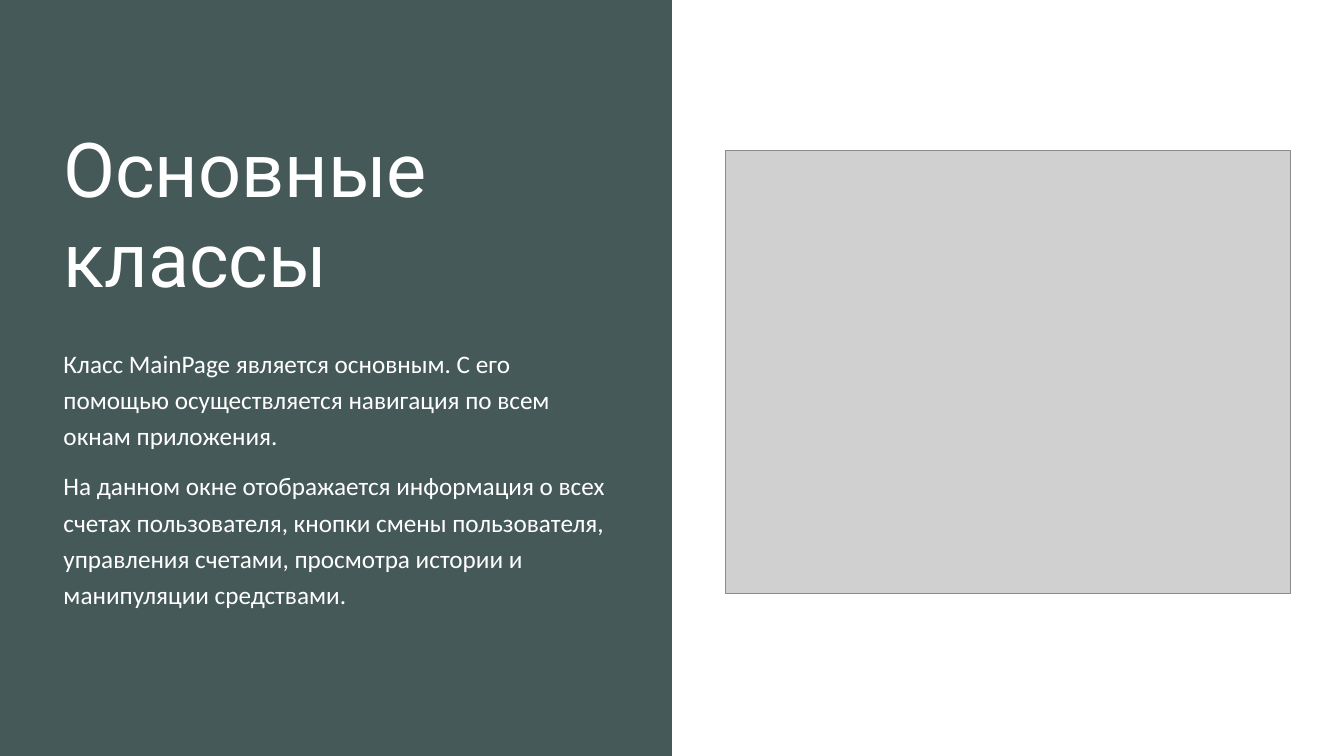
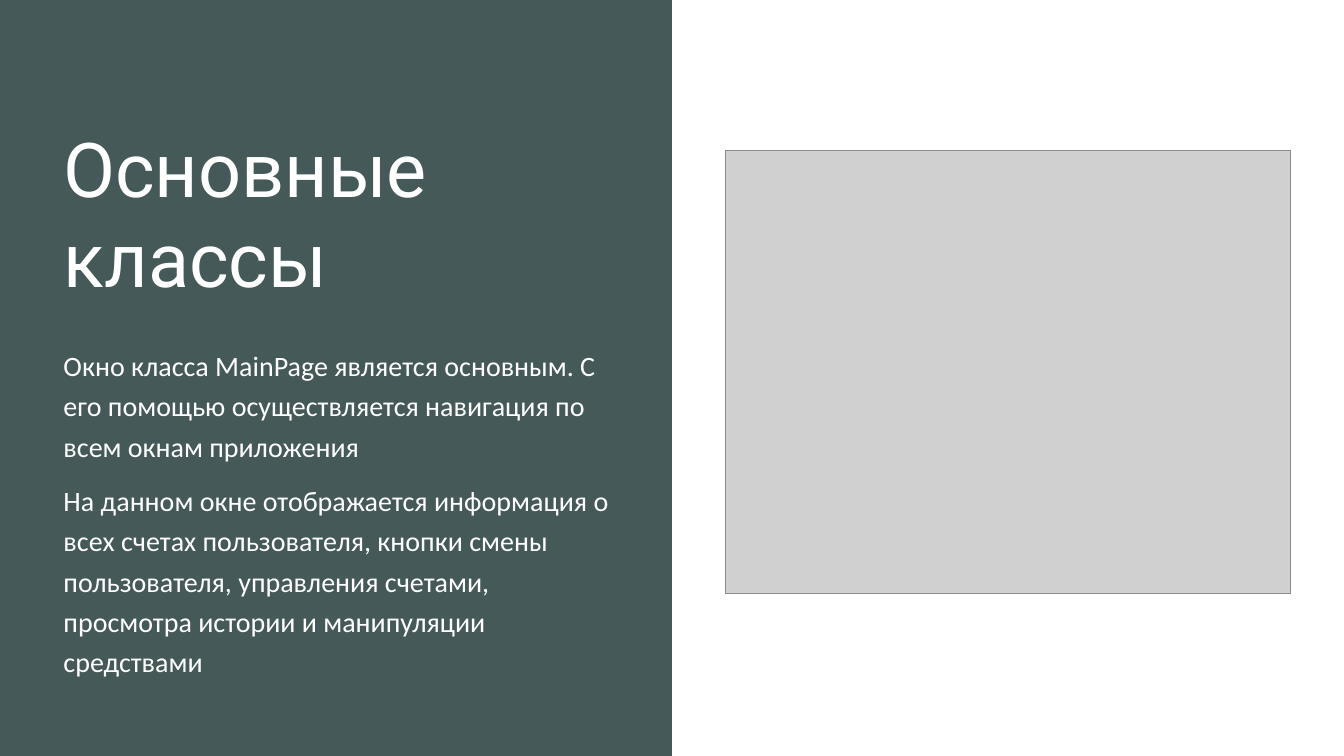
Before and after one commit to Ha4trueKa4/Qt_Project_VirtualWallet, a slide deck: slide 6 of Презентация.pptx. Drawn at 1344x756 pixels with LibreOffice and Linux fonts; fonts in the diff are those of the drawing; grey boxes stand for pictures. Boxes give left, top, right and bottom in pixels: in the first picture for what was removed or moved away, otherwise in the second. Text is boxed around its words. In the diff, an @@ line names an element or a change of style, - is before the commit and + after.

```diff
--- a/Презентация.pptx
+++ b/Презентация.pptx
@@ text at [63, 357, 609, 677]: text changed; size 18 to 20 pt @@
-Класс MainPage является основным. С его помощью осуществляется навигация по всем окнам приложения.
-На данном окне отображается информация о всех счетах пользователя, кнопки смены пользователя, управления счетами, просмотра истории и манипуляции средствами.
+Окно класса MainPage является основным. С его помощью осуществляется навигация по всем окнам приложения
+На данном окне отображается информация о всех счетах пользователя, кнопки смены пользователя, управления счетами, просмотра истории и манипуляции средствами
```
Also in this commit, not shown: 7 other slides changed, 4 slides added, 1 slide removed, 24 other files.
